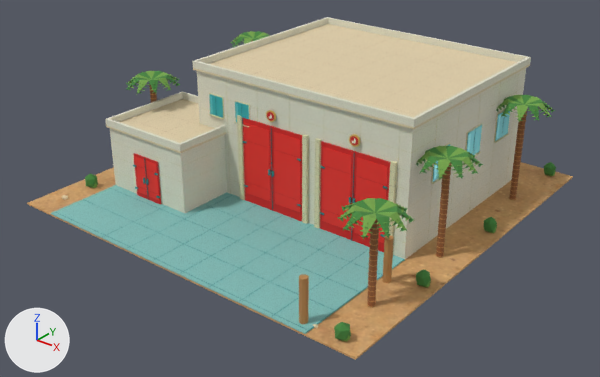
Before and after pictures for a commit that changed the glTF model game/assets/desert-dreams-3d/211-blender.glb.
Rendered twice from a 50 mm lens placed at (55.9, -71.6, 44.2), pointed at (1.0, -3.0, 1.7). Every picture has the same lights, and +X, +Y and +Z are marked at lower left. The first picture is the older version. Objects named as collision shapes, trigger or cutter boxes, shadow casters or lower levels of detail are left out. Vertices at exactly the same position are counted once.

Objects in the first picture: 'cream-fire-station-red-double-bays cream.001 • stucco', 'cream-fire-station-red-double-bays foliage.001', 'cream-fire-station-red-double-bays glass.001', 'cream-fire-station-red-double-bays leaflight.001', 'cream-fire-station-red-double-bays red', 'cream-fire-station-red-double-bays red_light', 'cream-fire-station-red-double-bays roof.001 • stucco', 'cream-fire-station-red-double-bays sand • desert-sand', 'cream-fire-station-red-double-bays stone_light • limestone', 'cream-fire-station-red-double-bays teal.001', 'cream-fire-station-red-double-bays teal_paving • concrete', 'cream-fire-station-red-double-bays wood', 'cream-fire-station-red-double-bays wood_light' and 4 more.
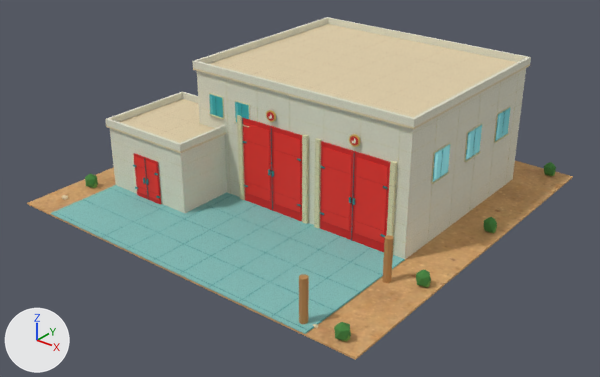
The change, as a diff of the scene's bpy script:
```diff
--- a/game/assets/desert-dreams-3d/211-blender.glb.py
+++ b/game/assets/desert-dreams-3d/211-blender.glb.py
@@ me_palm_leaflets_002 @@
 # used by ob_cream_fire_station_red_double_bays_foliage_001; location = (0.0, 0.0, 0.0)
-me_palm_leaflets_002.from_pydata(...)  # 721 vertices, 660 faces; spans x -23.8..23.8, y -22.7..22.7, z 0.0..13.1
+me_palm_leaflets_002.from_pydata(...)  # 216 vertices, 360 faces; spans x -22.8..22.8, y -22.7..22.7, z 0.0..2.0
+# me_palm_leaflets_002 part 1: 105 loose pieces with 505 vertices, spanning x -23.8..23.8, y -19.5..16.5, z 9.2..13.1, are deleted
 me_palm_leaflets_002.materials.append(mat_foliage_001)
@@ me_faceted_palm_crown @@
 # used by ob_cream_fire_station_red_double_bays_leaflight_001; location = (0.0, 0.0, 0.0)
-me_faceted_palm_crown.from_pydata(...)  # 613 vertices, 480 faces; spans x -23.3..23.8, y -22.3..22.5, z 0.0..13.1
+me_faceted_palm_crown.from_pydata(...)  # 108 vertices, 180 faces; spans x -22.1..22.7, y -22.3..22.5, z 0.0..1.2
+# me_faceted_palm_crown part 2: 105 loose pieces with 505 vertices, spanning x -23.3..23.8, y -19.6..16.6, z 9.2..13.1, are deleted
 me_faceted_palm_crown.materials.append(mat_leaflight_001)
@@ me_cylinder_005 @@
 # used by ob_cream_fire_station_red_double_bays_wood_light; location = (0.0, 0.0, 0.0)
-me_cylinder_005.from_pydata(...)  # 1854 vertices, 3296 faces; spans x -20.4..20.8, y -22.6..13.4, z 0.2..11.9
+me_cylinder_005.from_pydata(...)  # 36 vertices, 64 faces; spans x 16.4..19.2, y -22.6..-11.1, z 0.2..5.1
+# me_cylinder_005 part 3: 101 loose pieces with 1818 vertices, spanning x -20.4..20.8, y -16.4..13.4, z 0.2..11.9, are deleted
 me_cylinder_005.materials.append(mat_wood_light)
@@ ob_cream_fire_station_red_double_bays_wood @@
-ob_cream_fire_station_red_double_bays_wood = bpy.data.objects.new('cream-fire-station-red-double-bays wood', me_cylinder_004)
-ob_cream_fire_station_red_double_bays_wood.location = (0.0, 0.0, 0.0)
```

Changed parts and their boxes (x1, y1, x2, y2) in the pictures (600 x 377 px):
'cream-fire-station-red-double-bays foliage.001', reshaped: before (85, 31, 556, 340); after (85, 162, 556, 340)
'cream-fire-station-red-double-bays leaflight.001', reshaped: before (91, 31, 555, 341); after (91, 172, 555, 341)
'cream-fire-station-red-double-bays wood', deleted: before (149, 40, 527, 307)
'cream-fire-station-red-double-bays wood_light', reshaped: before (149, 85, 527, 324); after (299, 235, 394, 324)
part 1 of me_palm_leaflets_002, deleted: before (125, 31, 554, 238)
part 2 of me_faceted_palm_crown, deleted: before (128, 31, 552, 239)
part 3 of me_cylinder_005, deleted: before (149, 85, 527, 307)
